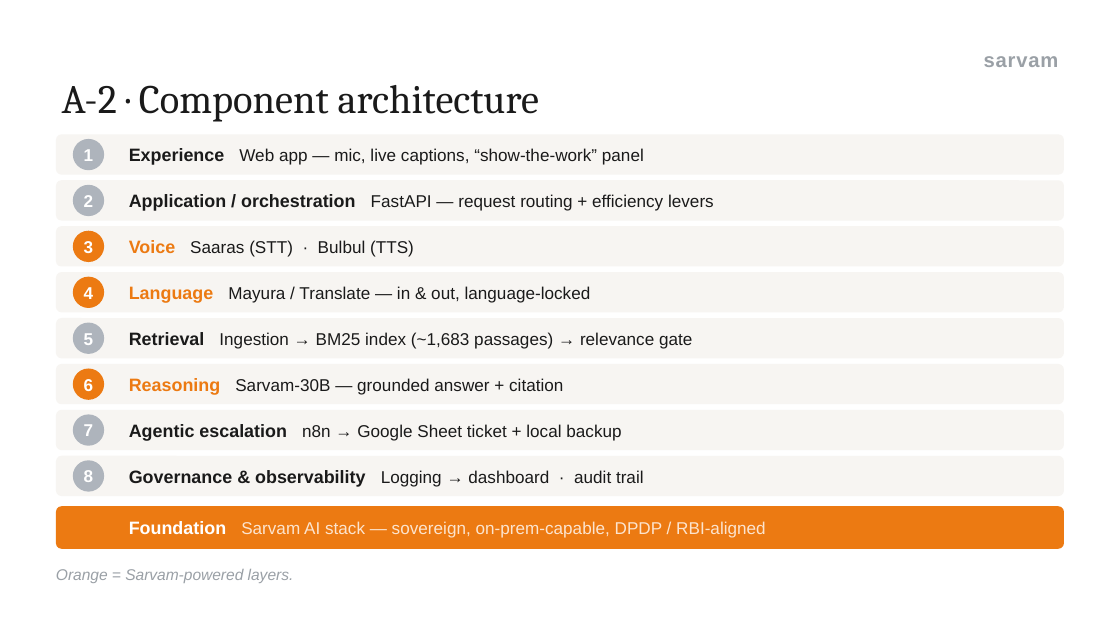
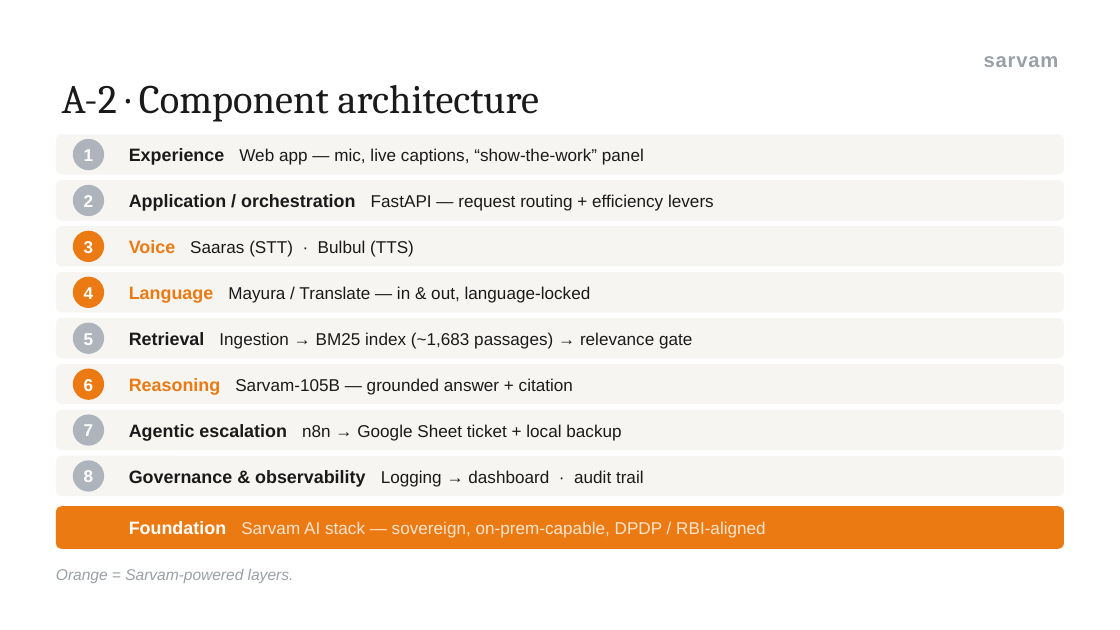
Before and after one commit to vihb09/pnb-sahayak, a slide deck: slide 16 of docs/decks/PNB-Sahayak-Business-Case-and-Architecture.pptx (slide 13 before the commit). Drawn at 1120x630 pixels with LibreOffice and Linux fonts; fonts in the diff are those of the drawing. Boxes give left, top, right and bottom in pixels: in the first picture for what was removed or moved away, otherwise in the second. Text is boxed around its words. In the diff, an @@ line names an element or a change of style, - is before the commit and + after.

```diff
--- a/docs/decks/PNB-Sahayak-Business-Case-and-Architecture.pptx
+++ b/docs/decks/PNB-Sahayak-Business-Case-and-Architecture.pptx
@@ text at (x1=129, y1=378, x2=573, y2=395): text changed @@
-Reasoning Sarvam-30B — grounded answer + citation
+Reasoning Sarvam-105B — grounded answer + citation
```
Also in this commit, not shown: 9 other slides changed, 3 slides added, 8 other files.
